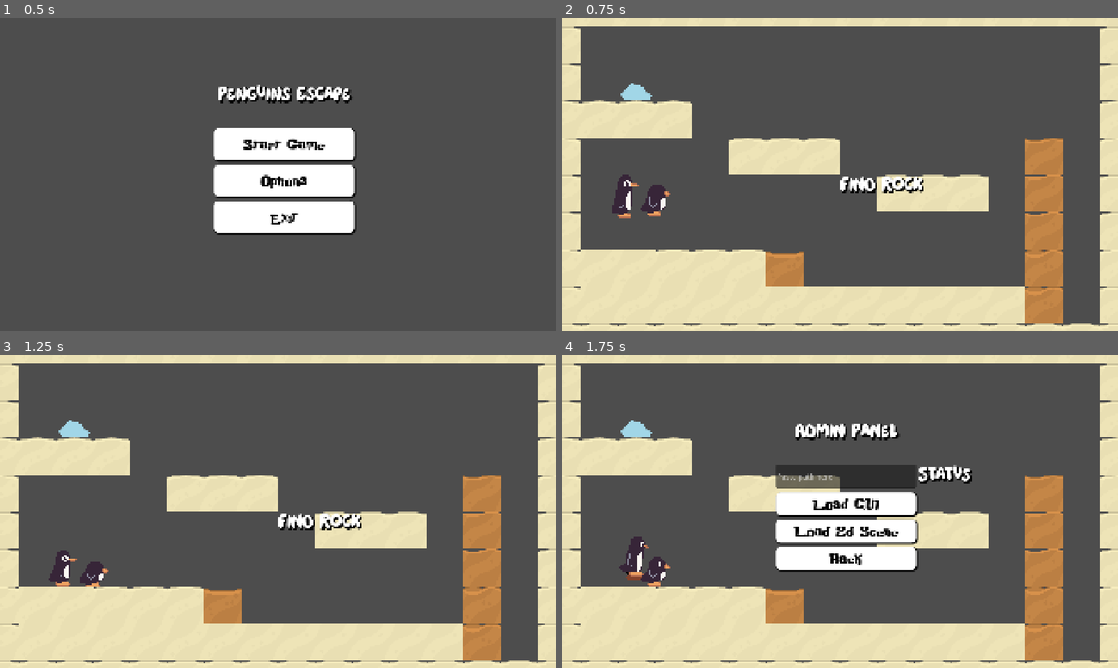
Above: before the commit, frames 1-4 (two rows, left to right).
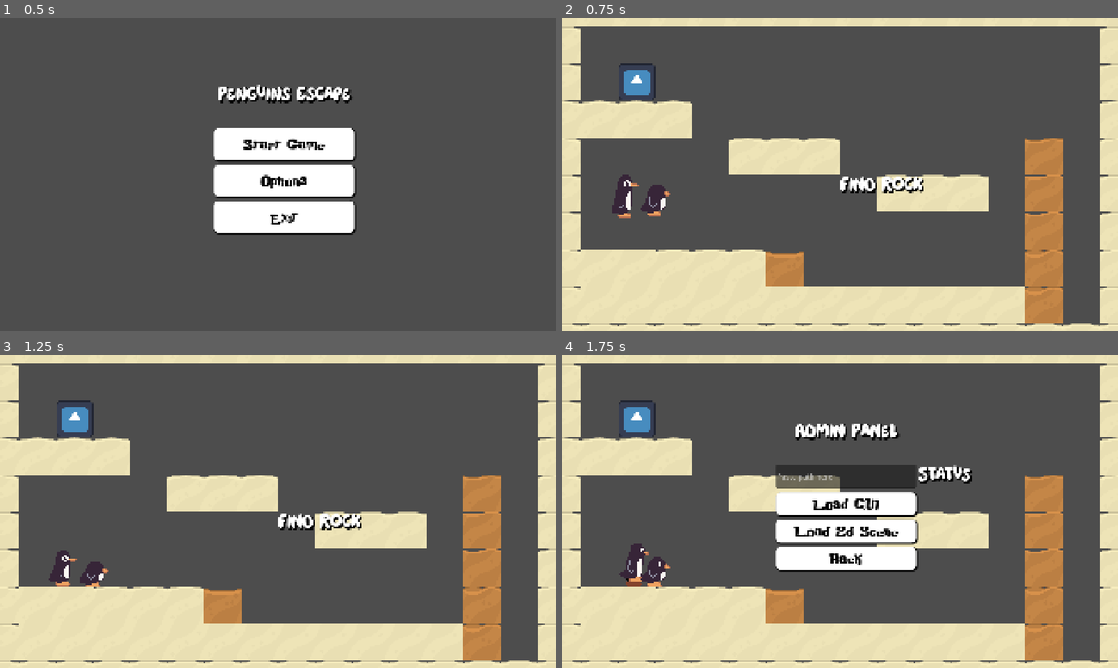
Above: after the commit, the same moments.

Repository: Shreyashz/couch-coop
Game: Godot game, scene res://Prefab/gameController.tscn
The game is run twice, just before and just after one commit, with the same random seed, the same clock (stepped at 60 frames per second) and the same inputs. The engine's default icon, where the game draws it, is replaced by a stand-in: a white triangle on a blue panel in a dark square.
Inputs:
- Up to frame 1 (0.5 s): no input
- Up to frame 2 (0.75 s): click "Start Game" at 0.5 s
- Up to frame 3 (1.25 s): no input
- Up to frame 4 (1.75 s): hold D (p1_move_right) from 1.28 s (still down); hold ` (AdminTrigger) from 1.28 s (still down); tap Q (p1_jump) at 1.52 s

Frame 1 is identical in both runs. In frame 2, 0.5% of the frame differs, in the area x 10-17%, y 14-27%; in frame 3, 0.5%; in frame 4, 0.9%, in the area x 10-18%, y 14-74%.

Commit message:
Adding Next Level Loadin system

Diff:
--- a/Level/LEVEL_1.tscn
+++ b/Level/LEVEL_1.tscn
@@ -1,8 +1,9 @@
-[gd_scene load_steps=10 format=4 uid="uid://cubn3tv08mftm"]
+[gd_scene load_steps=11 format=4 uid="uid://cubn3tv08mftm"]
 
 [ext_resource type="Texture2D" uid="uid://cv86e3df0j0ih" path="res://Asset/spritesheet/spritesheet-double.png" id="1_vp2tc"]
 [ext_resource type="PackedScene" uid="uid://dku4duhlsp7o0" path="res://Prefab/Player1.tscn" id="2_ebo35"]
 [ext_resource type="PackedScene" uid="uid://dw5wft6rfnxan" path="res://Prefab/Player2.tscn" id="3_4jmyp"]
+[ext_resource type="PackedScene" uid="uid://cxgmki7w54mmc" path="res://Prefab/NextLevelDoor.tscn" id="4_4jmyp"]
 
 [sub_resource type="TileSetAtlasSource" id="TileSetAtlasSource_xtbgl"]
 texture = ExtResource("1_vp2tc")
@@ -179,6 +180,9 @@
 
 [node name="Camera2D" type="Camera2D" parent="."]
 
+[node name="StaticBody2D" parent="." instance=ExtResource("4_4jmyp")]
+position = Vector2(-702, -320)
+
 [node name="p1_player_body" parent="." instance=ExtResource("2_ebo35")]
 position = Vector2(-751, 60)
 
--- /dev/null
+++ b/Prefab/NextLevelDoor.tscn
@@ -0,0 +1,30 @@
+[gd_scene load_steps=5 format=3 uid="uid://cxgmki7w54mmc"]
+
+[ext_resource type="Texture2D" uid="uid://cfqyfegc3anyj" path="res://icon.svg" id="1_cg32a"]
+[ext_resource type="Script" uid="uid://dasch2mhibo0c" path="res://Scripts/next_level_door.gd" id="1_jdhef"]
+
+[sub_resource type="RectangleShape2D" id="RectangleShape2D_jdhef"]
+size = Vector2(126, 70)
+
+[sub_resource type="RectangleShape2D" id="RectangleShape2D_cg32a"]
+size = Vector2(126, 42)
+
+[node name="StaticBody2D" type="StaticBody2D" groups=["Interactable"]]
+collision_layer = 8
+collision_mask = 5
+script = ExtResource("1_jdhef")
+
+[node name="Sprite2D" type="Sprite2D" parent="."]
+texture = ExtResource("1_cg32a")
+
+[node name="CollisionShape2D" type="CollisionShape2D" parent="."]
+position = Vector2(0, -28)
+shape = SubResource("RectangleShape2D_jdhef")
+
+[node name="Area2D" type="Area2D" parent="."]
+collision_layer = 2
+collision_mask = 5
+
+[node name="CollisionShape2D" type="CollisionShape2D" parent="Area2D"]
+position = Vector2(0, 28)
+shape = SubResource("RectangleShape2D_cg32a")
--- a/Prefab/Player1.tscn
+++ b/Prefab/Player1.tscn
@@ -120,7 +120,7 @@
 texture = ExtResource("3_77ygc")
 hframes = 7
 vframes = 7
-frame = 10
+frame = 9
 region_rect = Rect2(0, 0, 388, 534)
 
 [node name="water_colission" type="Area2D" parent="."]
--- a/Prefab/Player2.tscn
+++ b/Prefab/Player2.tscn
@@ -117,7 +117,7 @@
 texture = ExtResource("3_cah3m")
 hframes = 7
 vframes = 7
-frame = 4
+frame = 5
 region_rect = Rect2(0, 0, 388, 534)
 
 [node name="water_colission" type="Area2D" parent="."]
--- /dev/null
+++ b/Scripts/next_level_door.gd
@@ -0,0 +1,7 @@
+extends StaticBody2D
+
+func _ready() -> void:
+	pass
+
+func _physics_process(delta: float) -> void:
+	pass
--- a/Scripts/playerMovement.gd
+++ b/Scripts/playerMovement.gd
@@ -18,12 +18,16 @@
 var JUMP_VELOCITY = -500.0
 #speed and jump thingys
 func ready() -> void:
+	print("got it")
 	if has_meta("player_index"):# THIS THING DOESNT WORK FOR SOME REASON
-		match curr_scene.get_meta("player_index"):
+		match get_meta("player_index"):
 			0:
-				JUMP_VELOCITY -= 100
+				JUMP_VELOCITY += 100
 			1:
-				JUMP_VELOCITY = JUMP_VELOCITY + 100
+				JUMP_VELOCITY  -= 100
+				can_roll=true
+
+
 func apply_gravity(delta):
 	# Add the gravity.
 	if not is_on_floor() && !swimming:
@@ -34,8 +38,6 @@
 		velocity += -get_gravity() * delta
 
 func _process(delta: float) -> void:
-	if(name == "p2_player_body"): #kay so, if the name is of the player 2, then it states that it can roll
-		can_roll=true
 	if(can_roll):#if it can roll, then you just store the value of the position (if i dont do this it gets fucky)
 		pos = get_parent().get_node("Ball_collision").global_position
 	if(can_roll && !active_roll): #if it can roll but isnt rolling then just grab the ball and take it with you
@@ -54,15 +56,15 @@
 
 func _physics_process(delta: float) -> void:
 	apply_gravity(delta)
-	if (Input.is_action_just_pressed(controls.jump) or Input.is_action_just_pressed(controls.move_up)) and is_on_floor():
+	if (Input.is_action_just_pressed(controls.move_up)) and is_on_floor():
 		velocity.y = JUMP_VELOCITY
-	if(Input.is_action_just_released(controls.jump) or Input.is_action_just_released(controls.move_up)) and !is_on_floor():
+	if( Input.is_action_just_released(controls.move_up)) and !is_on_floor():
 		velocity.y = 0
-	if (Input.is_action_just_pressed(controls.jump) or Input.is_action_just_pressed(controls.move_up)) and !is_on_floor() and swimming:
+	if (Input.is_action_just_pressed(controls.move_up)) and !is_on_floor() and swimming:
 		velocity.y = JUMP_VELOCITY
 	if(Input.is_action_just_pressed(controls.move_down) and swimming):
 		velocity.y = -JUMP_VELOCITY
-	if(Input.is_action_just_pressed(controls.interact) && can_roll): #you activate the roll mode with the interact button
+	if(Input.is_action_just_pressed(controls.jump) && can_roll): #you activate the roll mode with the interact button
 		active_roll = !active_roll
 		if(!active_roll):
 			rotation=0.0#if you stop rolling, you get rotated to your initial pos
@@ -90,7 +92,6 @@
 			get_parent().get_node("Ball_collision").apply_force(Vector2(direction * 1250, 0))
 			self.rotation = get_parent().get_node("Ball_collision").rotation #penguin rolls yeyeaa
 
-
 	move_and_slide()
 
 
--- a/project.godot
+++ b/project.godot
@@ -24,6 +24,10 @@
 window/size/viewport_width=1920
 window/size/viewport_height=1080
 window/stretch/mode="canvas_items"
+
+[global_group]
+
+Interactable="Items that can be interacted with"
 
 [input]
 
@@ -89,7 +93,6 @@
 p2_move_right={
 "deadzone": 0.2,
 "events": [Object(InputEventKey,"resource_local_to_scene":false,"resource_name":"","device":-1,"window_id":0,"alt_press …(191 unchanged characters)…
-, Object(InputEventKey,"resource_local_to_scene":false,"resource_name":"","device":0,"window_id":0,"alt_pressed":false,"shift_pressed":false,"ctrl_pressed":false,"meta_pressed":false,"pressed":false,"keycode":0,"physical_keycode":4194321,"key_label":0,"unicode":0,"location":0,"echo":false,"script":null)
 ]
 }
 p2_move_up={
@@ -109,7 +112,7 @@
 }
 p2_jump={
 "deadzone": 0.2,
-"events": [Object(InputEventKey,"resource_local_to_scene":fa …(119 unchanged characters)… ressed":false,"pressed":false,"keycode":0,"physical_keycode":75,"key_label":0,"unicode":107,"location":0,"echo":false,"script":null)
+"events": [Object(InputEventKey,"resource_local_to_scene":fa …(119 unchanged characters)… ressed":false,"pressed":false,"keycode":75,"physical_keycode":0,"key_label":0,"unicode":107,"location":0,"echo":false,"script":null)
 ]
 }
 p1_interact={
Not shown, added: Scripts/next_level_door.gd.uid
